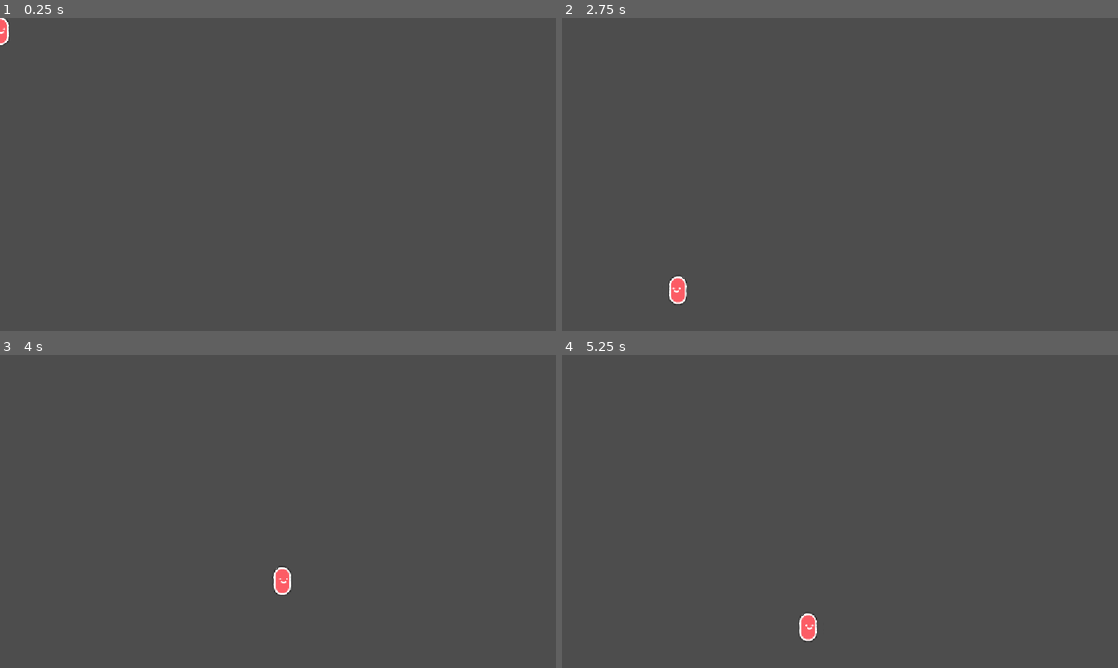
Above: before the commit, frames 1-4 (two rows, left to right).
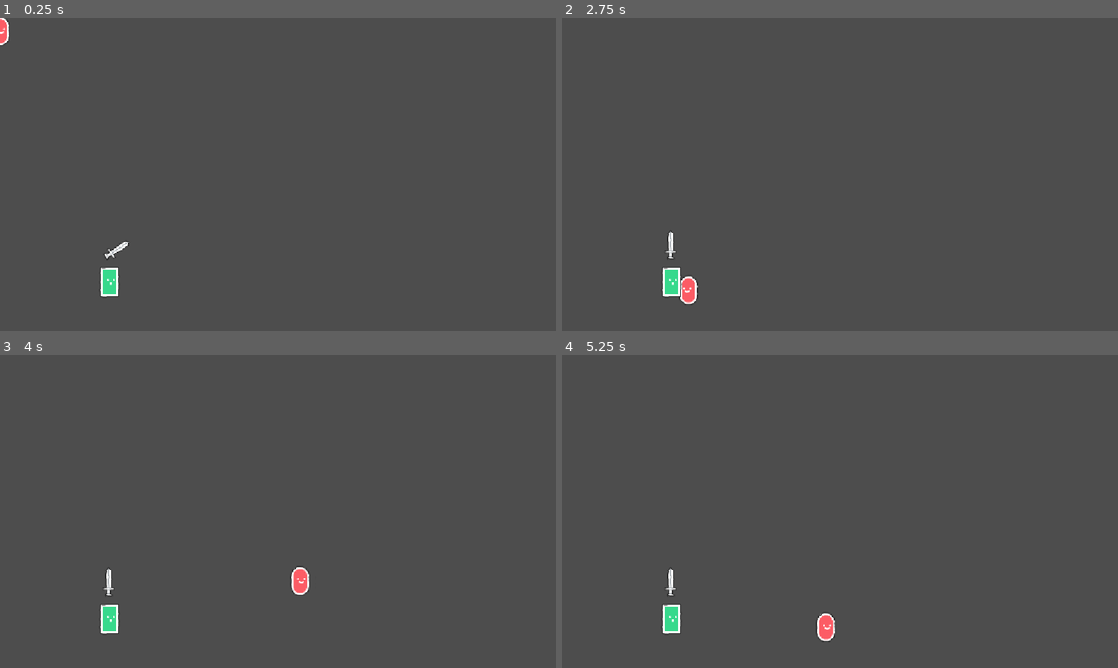
Above: after the commit, the same moments.

Repository: Luizahf/platform-1
Game: Godot game, scene res://scenes/test/test.tscn
Two runs of this game, one before a commit and one after it. Both use one fixed random seed, a clock stepped at 60 frames per second and the inputs below. Before the commit the project has no main scene; this scene is started directly in both runs.
Inputs:
- Up to frame 1 (0.25 s): no input
- Up to frame 2 (2.75 s): tap Enter (ui_accept) at 0.5, 0.77, 1.52 s; hold Right (ui_right) 0.53-2.03 s; hold Left (ui_left) from 2.03 s (still down)
- Up to frame 3 (4 s): release Left (ui_left) at 2.78 s; hold Right (ui_right) from 2.78 s (still down); tap Enter (ui_accept) at 3.02, 3.77 s
- Up to frame 4 (5.25 s): release Right (ui_right) at 4.28 s; hold Left (ui_left) 4.28-5.03 s; tap Enter (ui_accept) at 4.52 s; hold Right (ui_right) from 5.03 s (still down)

The runs differ from the first frame. In frame 1, 0.4% of the frame differs, in the area x 18-24%, y 71-90%; in frame 2, 0.7%; in frame 3, 0.9%, in the area x 18-56%, y 67-90%; in frame 4, 0.9%.

Commit message:
Sword animation

Diff:
--- a/project.godot
+++ b/project.godot
@@ -11,6 +11,7 @@
 [application]
 
 config/name="platform-1"
+run/main_scene="uid://qedot0pk8glv"
 config/features=PackedStringArray("4.5", "GL Compatibility")
 config/icon="res://icon.svg"
 
--- a/scenes/action/attack/sword/sword_attack.gd
+++ b/scenes/action/attack/sword/sword_attack.gd
@@ -3,4 +3,4 @@
 @onready var anim = $AnimationPlayer
 
 func _on_atack():
-	anim.play()
+	anim.play("attack")
--- a/scenes/action/attack/sword/sword_attack.tscn
+++ b/scenes/action/attack/sword/sword_attack.tscn
@@ -5,7 +5,7 @@
 
 [sub_resource type="Animation" id="Animation_u560g"]
 resource_name = "attack"
-length = 0.25
+length = 0.3
 tracks/0/type = "value"
 tracks/0/imported = false
 tracks/0/enabled = true
@@ -13,10 +13,10 @@
 tracks/0/interp = 1
 tracks/0/loop_wrap = true
 tracks/0/keys = {
-"times": PackedFloat32Array(0, 0.09, 0.21),
-"transitions": PackedFloat32Array(1, 1, 1),
+"times": PackedFloat32Array(0, 0.09, 0.16666667, 0.2561342, 0.29950085),
+"transitions": PackedFloat32Array(1, 1, 1, 1, 1),
 "update": 0,
-"values": [0.0, 0.7853982, 1.5707964]
+"values": [0.0, 0.7853982, 1.5707964, 0.7853982, 0.0]
 }
 
 [sub_resource type="Animation" id="Animation_32i2u"]
@@ -45,7 +45,6 @@
 
 [node name="Sword" type="Sprite2D" parent="."]
 texture_filter = 1
-position = Vector2(37.85459, 58.866302)
 texture = ExtResource("1_u560g")
 centered = false
 offset = Vector2(-31.866302, -53.14541)
--- a/scenes/characters/enemies/melee/green/enemy_melee_green.gd
+++ b/scenes/characters/enemies/melee/green/enemy_melee_green.gd
@@ -1,11 +1,17 @@
-extends Node2D
+extends CharacterBody2D
 
 
-# Called when the node enters the scene tree for the first time.
-func _ready() -> void:
-	pass # Replace with function body.
+const SPEED = 300.0
+const JUMP_VELOCITY = -400.0
 
+@onready var attack = $SwordAttack
 
-# Called every frame. 'delta' is the elapsed time since the previous frame.
-func _process(delta: float) -> void:
-	pass
+func _ready():
+	if attack.has_method("_on_atack"):
+		attack._on_atack()
+	move_and_slide()
+
+func _physics_process(delta: float) -> void:
+	# Add the gravity.
+	if not is_on_floor():
+		velocity += get_gravity() * delta
--- a/scenes/characters/enemies/melee/green/enemy_melee_green.tscn
+++ b/scenes/characters/enemies/melee/green/enemy_melee_green.tscn
@@ -1,10 +1,24 @@
-[gd_scene load_steps=3 format=3 uid="uid://fyvyoiwk1pvu"]
+[gd_scene load_steps=5 format=3 uid="uid://fyvyoiwk1pvu"]
 
-[ext_resource type="Script" uid="uid://dxodrivw2vegi" path="res://scenes/characters/enemies/melee/green/enemy_melee_green.gd" id="1_aakxv"]
+[ext_resource type="Script" uid="uid://dbpvdo4ckiikl" path="res://scenes/characters/enemies/melee/green/enemy_melee_green.gd" id="1_aakxv"]
 [ext_resource type="Texture2D" uid="uid://bvkb3ghmg4sg0" path="res://assets/kenney_scribble-platformer/PNG/Default/character_squareGreen.png" id="1_oycuv"]
+[ext_resource type="PackedScene" uid="uid://bpaitnbxdlkxb" path="res://scenes/action/attack/sword/sword_attack.tscn" id="3_evnio"]
 
-[node name="EnemyMeleeGreen" type="Node2D"]
+[sub_resource type="RectangleShape2D" id="RectangleShape2D_aakxv"]
+size = Vector2(37, 60)
+
+[node name="EnemyMeleeGreen" type="CharacterBody2D"]
+texture_filter = 1
 script = ExtResource("1_aakxv")
 
 [node name="Sprite2D" type="Sprite2D" parent="."]
+texture_filter = 1
 texture = ExtResource("1_oycuv")
+
+[node name="SwordAttack" parent="." instance=ExtResource("3_evnio")]
+texture_filter = 1
+position = Vector2(-2, -57)
+
+[node name="CollisionShape2D" type="CollisionShape2D" parent="."]
+position = Vector2(0.5, -1)
+shape = SubResource("RectangleShape2D_aakxv")
--- a/scenes/test/test.tscn
+++ b/scenes/test/test.tscn
@@ -1,6 +1,7 @@
-[gd_scene load_steps=3 format=3 uid="uid://qedot0pk8glv"]
+[gd_scene load_steps=4 format=3 uid="uid://qedot0pk8glv"]
 
 [ext_resource type="PackedScene" uid="uid://cmofqtb5vhlpk" path="res://scenes/player/Player.tscn" id="1_m7npr"]
+[ext_resource type="PackedScene" uid="uid://fyvyoiwk1pvu" path="res://scenes/characters/enemies/melee/green/enemy_melee_green.tscn" id="2_da6vm"]
 
 [sub_resource type="RectangleShape2D" id="RectangleShape2D_da6vm"]
 
@@ -14,3 +15,6 @@
 shape = SubResource("RectangleShape2D_da6vm")
 
 [node name="Player" parent="." instance=ExtResource("1_m7npr")]
+
+[node name="EnemyMeleeGreen" parent="." instance=ExtResource("2_da6vm")]
+position = Vector2(227, 548)
Not shown, changed: scenes/characters/enemies/melee/green/enemy_melee_green.gd.uid
